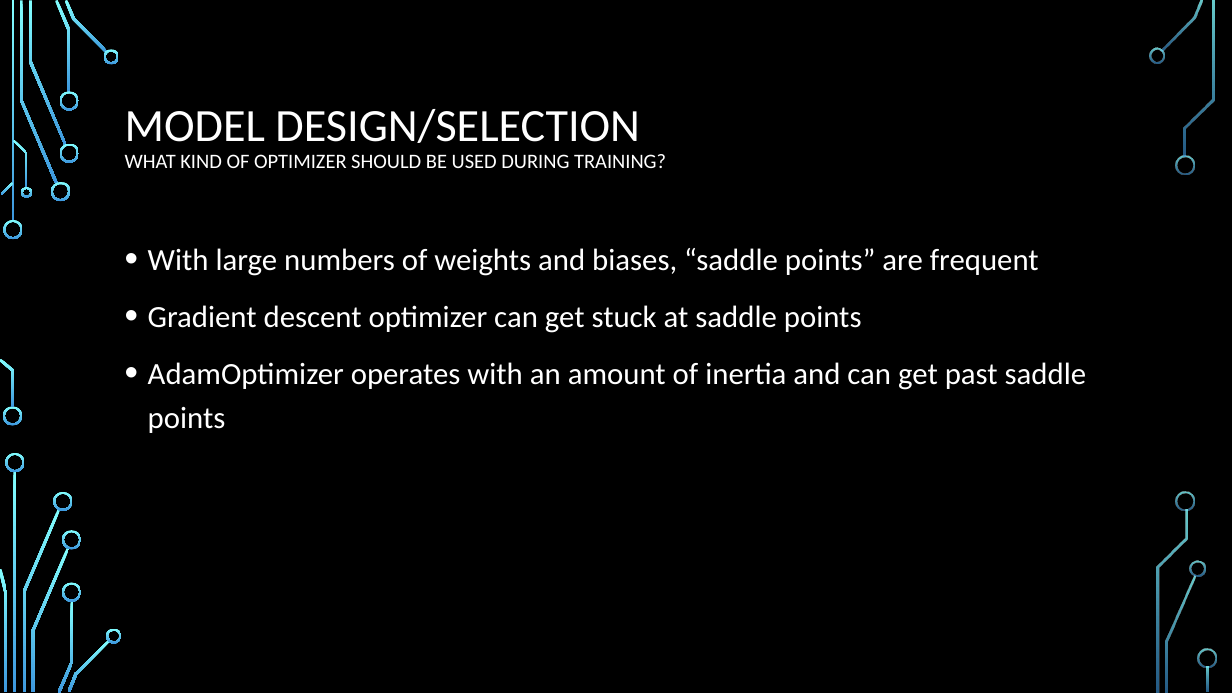
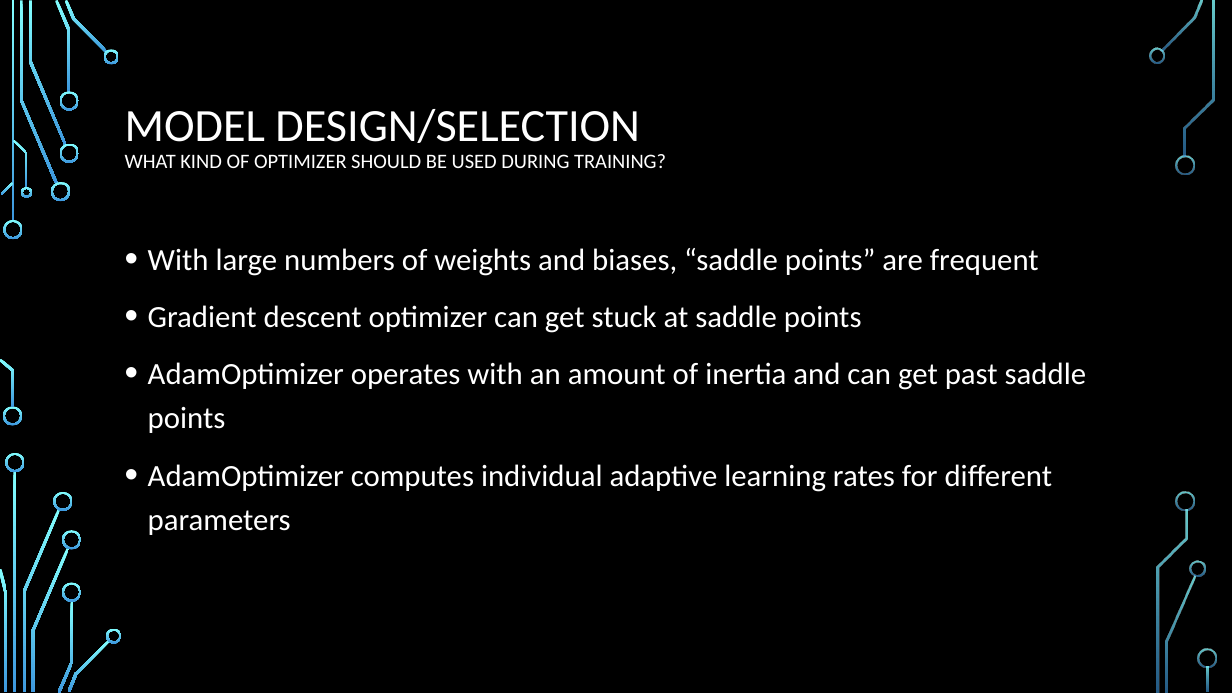
Before and after one commit to rkrenz/MNIST_TensorFlow, a slide deck: slide 11 of MNIST with Tensorflow - Deep Model.pptx. Drawn at 1232x693 pixels with LibreOffice and Linux fonts; fonts in the diff are those of the drawing; background and template pictures are left out. Boxes give left, top, right and bottom in pixels: in the first picture for what was removed or moved away, otherwise in the second. Text is boxed around its words. In the diff, an @@ line names an element or a change of style, - is before the commit and + after.

Commit message:
fix typos in DEEP slide deck

```diff
--- a/MNIST with Tensorflow - Deep Model.pptx
+++ b/MNIST with Tensorflow - Deep Model.pptx
@@ text at (148,464,1053,535): paragraph added @@
+• AdamOptimizer computes individual adaptive learning rates for different parameters
```
Also in this commit, not shown: 2 other slides changed, 1 slide added.
